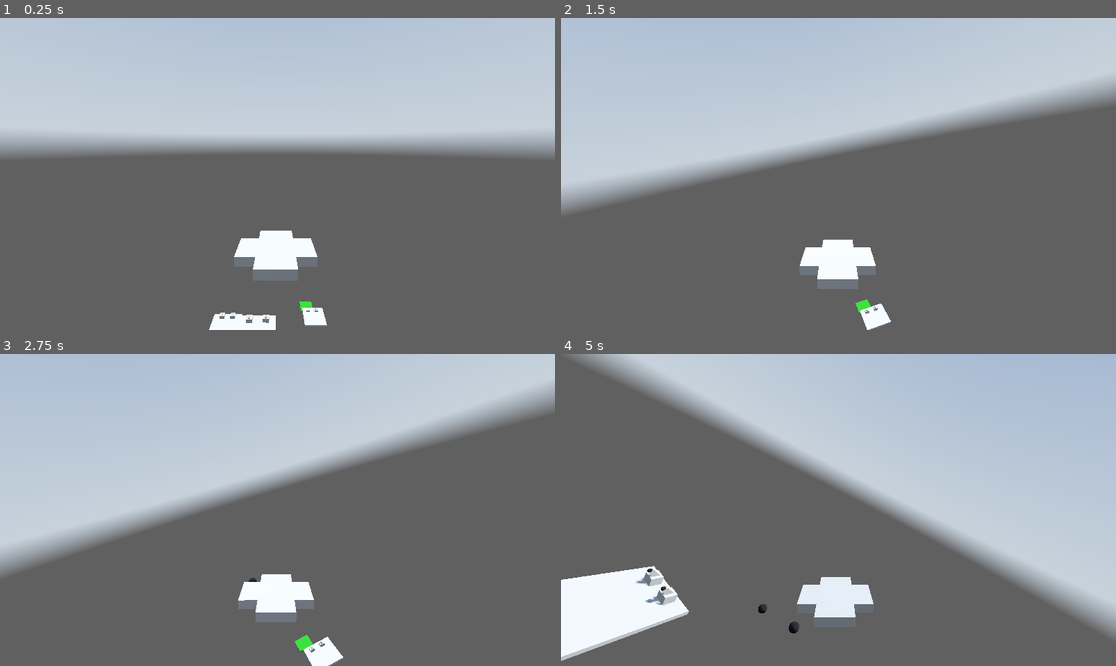
Above: before the commit, frames 1-4 (two rows, left to right).
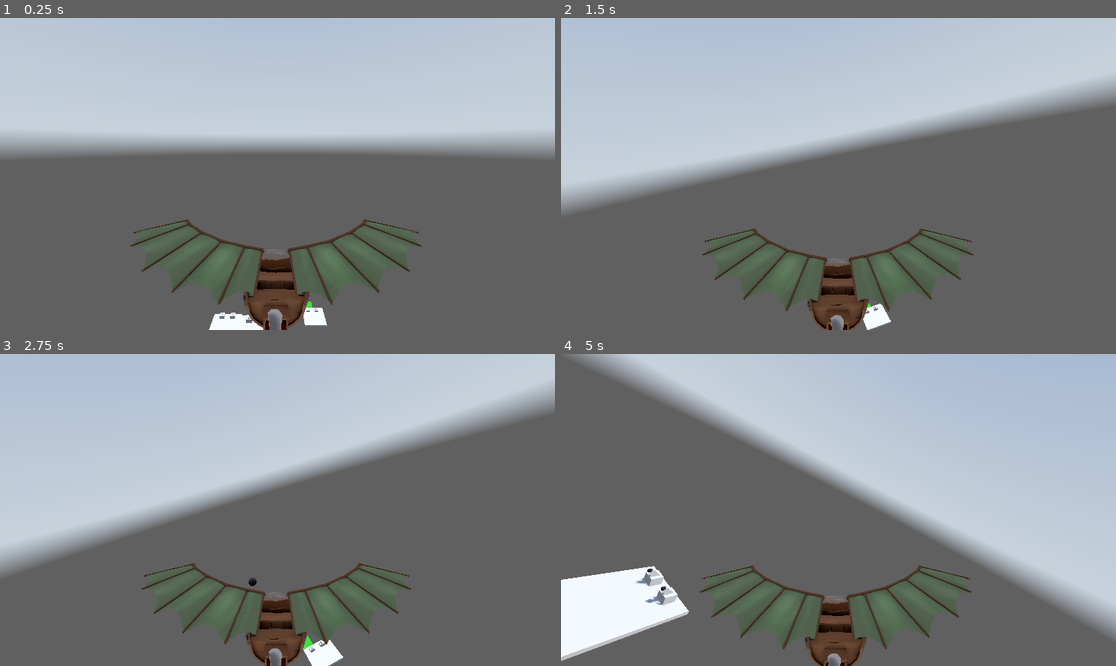
Above: after the commit, the same moments.

Repository: SimDubz/godot_gamejam_01
Game: Godot game, scene res://scenes/playground.tscn
The game is run twice, just before and just after one commit, with the same random seed, the same clock (stepped at 60 frames per second) and the same inputs. A sky picture missing from this copy of the repository is replaced by a grey-blue gradient.
Inputs (mouse positions are in pixels of both pictures, inside the frame that each line leads up to):
- Up to frame 1 (0.25 s): no input
- Up to frame 2 (1.5 s): tap Enter (ui_accept) at 0.5, 0.77 s; move the mouse to (866, 174) at 0.52 s; hold E (rotate_right) 0.53-1.28 s; move the mouse to (810, 174) at 1.27 s; hold Q (rotate_left) from 1.28 s (still down)
- Up to frame 3 (2.75 s): tap Enter (ui_accept) at 1.52 s; move the mouse to (288, 503) at 2.02 s; release Q (rotate_left) at 2.03 s; hold E (rotate_right) from 2.03 s (still down)
- Up to frame 4 (5 s): move the mouse to (832, 516) at 2.77 s; tap Enter (ui_accept) at 3.02, 3.77, 4.52 s; move the mouse to (877, 513) at 3.52 s; release E (rotate_right) at 3.53 s; hold Q (rotate_left) from 3.53 s (still down); move the mouse to (794, 506) at 4.27 s

The runs differ from the first frame. In frame 1, 4.3% of the frame differs, in the area x 23-76%, y 64-100%; in frame 2, 3.7%; in frame 3, 3.7%; in frame 4, 3.8%.

Commit message:
Added objects to world

Diff:
--- /dev/null
+++ b/assets/barrel_plane.tscn
@@ -0,0 +1,32 @@
+[gd_scene load_steps=9 format=3 uid="uid://bcyokri8rejgf"]
+
+[ext_resource type="PackedScene" uid="uid://dkv5ujniuk7co" path="res://arts/meshes/barrel_plane.glb" id="1_nbkau"]
+[ext_resource type="Shader" path="res://arts/shaders/shader_base.gdshader" id="2_hrroo"]
+[ext_resource type="Texture2D" uid="uid://e4wv6qbxtiic" path="res://arts/textures/barrel_plane/Body_basecolor_baked.png" id="3_nf5uj"]
+[ext_resource type="Texture2D" uid="uid://k4ascfj38epn" path="res://arts/textures/barrel_plane/Propeller_basecolor_baked.png" id="4_7mev5"]
+[ext_resource type="Texture2D" uid="uid://qpna0oqakday" path="res://arts/textures/barrel_plane/Wings_basecolor_baked.png" id="5_mhe63"]
+
+[sub_resource type="ShaderMaterial" id="ShaderMaterial_b120k"]
+render_priority = 0
+shader = ExtResource("2_hrroo")
+shader_parameter/albedo_color = Color(1, 1, 1, 1)
+shader_parameter/texture_albedo = ExtResource("3_nf5uj")
+
+[sub_resource type="ShaderMaterial" id="ShaderMaterial_cuf63"]
+render_priority = 0
+shader = ExtResource("2_hrroo")
+shader_parameter/albedo_color = Color(1, 1, 1, 1)
+shader_parameter/texture_albedo = ExtResource("4_7mev5")
+
+[sub_resource type="ShaderMaterial" id="ShaderMaterial_u3jgi"]
+render_priority = 0
+shader = ExtResource("2_hrroo")
+shader_parameter/albedo_color = Color(1, 1, 1, 1)
+shader_parameter/texture_albedo = ExtResource("5_mhe63")
+
+[node name="barrel_plane" instance=ExtResource("1_nbkau")]
+
+[node name="model" parent="rig/Skeleton3D" index="0"]
+surface_material_override/0 = SubResource("ShaderMaterial_b120k")
+surface_material_override/1 = SubResource("ShaderMaterial_cuf63")
+surface_material_override/2 = SubResource("ShaderMaterial_u3jgi")
--- a/scenes/enemy.tscn
+++ b/scenes/enemy.tscn
@@ -1,6 +1,6 @@
 [gd_scene load_steps=5 format=3 uid="uid://crb76rxl0vs71"]
 
-[ext_resource type="Script" path="res://scenes/enemy.gd" id="1_3rs2g"]
+[ext_resource type="Script" path="res://scripts/enemy.gd" id="1_i3yvh"]
 
 [sub_resource type="BoxMesh" id="BoxMesh_s3bvm"]
 
@@ -10,7 +10,7 @@
 [sub_resource type="BoxShape3D" id="BoxShape3D_eas8o"]
 
 [node name="Enemy" type="CharacterBody3D"]
-script = ExtResource("1_3rs2g")
+script = ExtResource("1_i3yvh")
 
 [node name="CharacterModel" type="Node3D" parent="."]
 
--- a/scenes/player.tscn
+++ b/scenes/player.tscn
@@ -1,11 +1,10 @@
 [gd_scene load_steps=5 format=3 uid="uid://dvky5ym53pejp"]
 
 [ext_resource type="Script" path="res://scripts/Player.gd" id="1_d8bry"]
+[ext_resource type="PackedScene" uid="uid://bcyokri8rejgf" path="res://assets/barrel_plane.tscn" id="2_44qof"]
 [ext_resource type="Script" path="res://scripts/pivot.gd" id="2_53jvj"]
 
 [sub_resource type="SphereShape3D" id="SphereShape3D_o16as"]
-
-[sub_resource type="BoxMesh" id="BoxMesh_fw1s2"]
 
 [node name="Player" type="CharacterBody3D" groups=["Plane"]]
 motion_mode = 1
@@ -16,13 +15,8 @@
 
 [node name="CharacterModel" type="Node3D" parent="."]
 
-[node name="Body" type="MeshInstance3D" parent="CharacterModel"]
-transform = Transform3D(0.794712, 0, 0, 0, 0.204363, 0, 0, 0, 1.6276, 0, 0, 0)
-mesh = SubResource("BoxMesh_fw1s2")
-
-[node name="Body2" type="MeshInstance3D" parent="CharacterModel"]
-transform = Transform3D(-0.000314059, -0.000473864, 1.62759, 0.000341173, 0.204363, 0.00377424, -0.794712, 8.79211e-05, -0.000641581, 0, 0, 0)
-mesh = SubResource("BoxMesh_fw1s2")
+[node name="barrel_plane" parent="CharacterModel" instance=ExtResource("2_44qof")]
+transform = Transform3D(-1, 0, -8.74228e-08, 0, 1, 0, 8.74228e-08, 0, -1, 0, 0, 0)
 
 [node name="pivot" type="Node3D" parent="."]
 script = ExtResource("2_53jvj")
--- a/scenes/projectile.tscn
+++ b/scenes/projectile.tscn
@@ -1,6 +1,6 @@
 [gd_scene load_steps=5 format=3 uid="uid://d3t8yhgvmflx7"]
 
-[ext_resource type="Script" path="res://scenes/projectile.gd" id="1_3jh5y"]
+[ext_resource type="Script" path="res://scripts/projectile.gd" id="1_4tc2r"]
 
 [sub_resource type="StandardMaterial3D" id="StandardMaterial3D_q5us8"]
 albedo_color = Color(0, 0, 0, 1)
@@ -11,7 +11,7 @@
 [sub_resource type="SphereShape3D" id="SphereShape3D_gnk5x"]
 
 [node name="Projectile" type="Area3D"]
-script = ExtResource("1_3jh5y")
+script = ExtResource("1_4tc2r")
 
 [node name="MeshInstance3D" type="MeshInstance3D" parent="."]
 mesh = SubResource("SphereMesh_fo1gm")
--- a/scenes/world.tscn
+++ b/scenes/world.tscn
@@ -1,7 +1,9 @@
-[gd_scene load_steps=6 format=3 uid="uid://37bvccuefe5c"]
+[gd_scene load_steps=8 format=3 uid="uid://37bvccuefe5c"]
 
 [ext_resource type="Shader" uid="uid://bjrh8p5sgsaue" path="res://arts/shaders/SkyPanorama.tres" id="1_yflli"]
 [ext_resource type="Texture2D" uid="uid://dlcrq5j0tcil2" path="res://arts/textures/T_SkyPanorama_01.png" id="2_nkd8x"]
+[ext_resource type="PackedScene" uid="uid://dvky5ym53pejp" path="res://scenes/player.tscn" id="3_5ortb"]
+[ext_resource type="PackedScene" uid="uid://bacnktouynem4" path="res://arts/vfx/vfx_Clouds01.tscn" id="4_6bpg2"]
 
 [sub_resource type="ShaderMaterial" id="ShaderMaterial_urjeg"]
 shader = ExtResource("1_yflli")
@@ -35,3 +37,14 @@
 
 [node name="WorldEnvironment" type="WorldEnvironment" parent="."]
 environment = SubResource("Environment_kfh1s")
+
+[node name="Player" parent="." instance=ExtResource("3_5ortb")]
+transform = Transform3D(1, 0, 0, 0, 1, 0, 0, 0, 1, 0, 191.585, 123.484)
+
+[node name="Cloud01" parent="." instance=ExtResource("4_6bpg2")]
+
+[node name="Cloud02" parent="." instance=ExtResource("4_6bpg2")]
+transform = Transform3D(1, 0, 0, 0, 1, 0, 0, 0, 1, -3.88952, -10.6869, 154.815)
+
+[node name="Cloud03" parent="." instance=ExtResource("4_6bpg2")]
+transform = Transform3D(1, 0, 0, 0, 1, 0, 0, 0, 1, -47.676, 29.0872, 0)
Binary file added: arts/meshes/SM_Arrow_Arrow_basecolor.png
Not shown, added: arts/meshes/SM_Arrow_Arrow_basecolor.png.import
Renamed: scenes/enemy.gd -> scripts/enemy.gd
Renamed: scenes/projectile.gd -> scripts/projectile.gd
